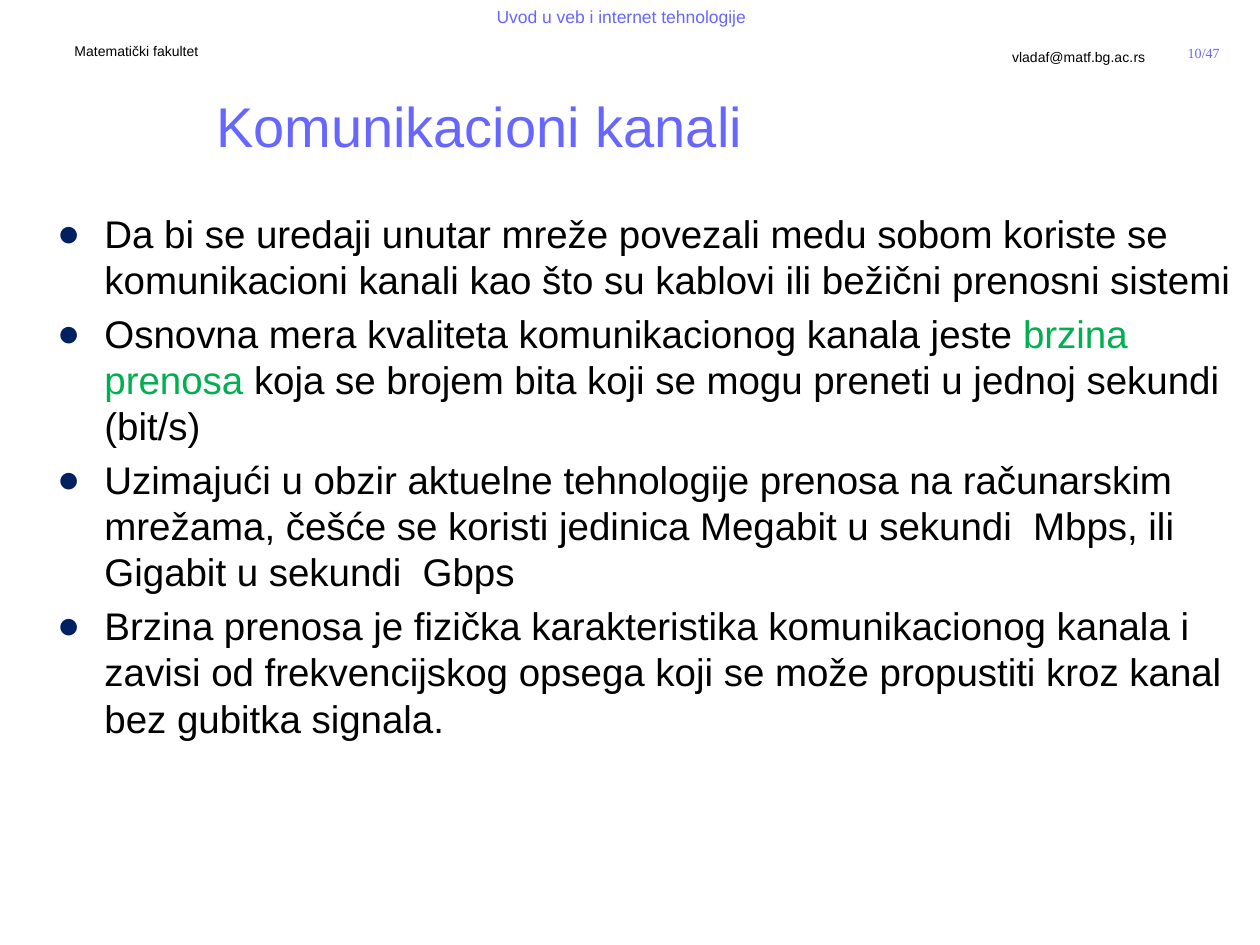
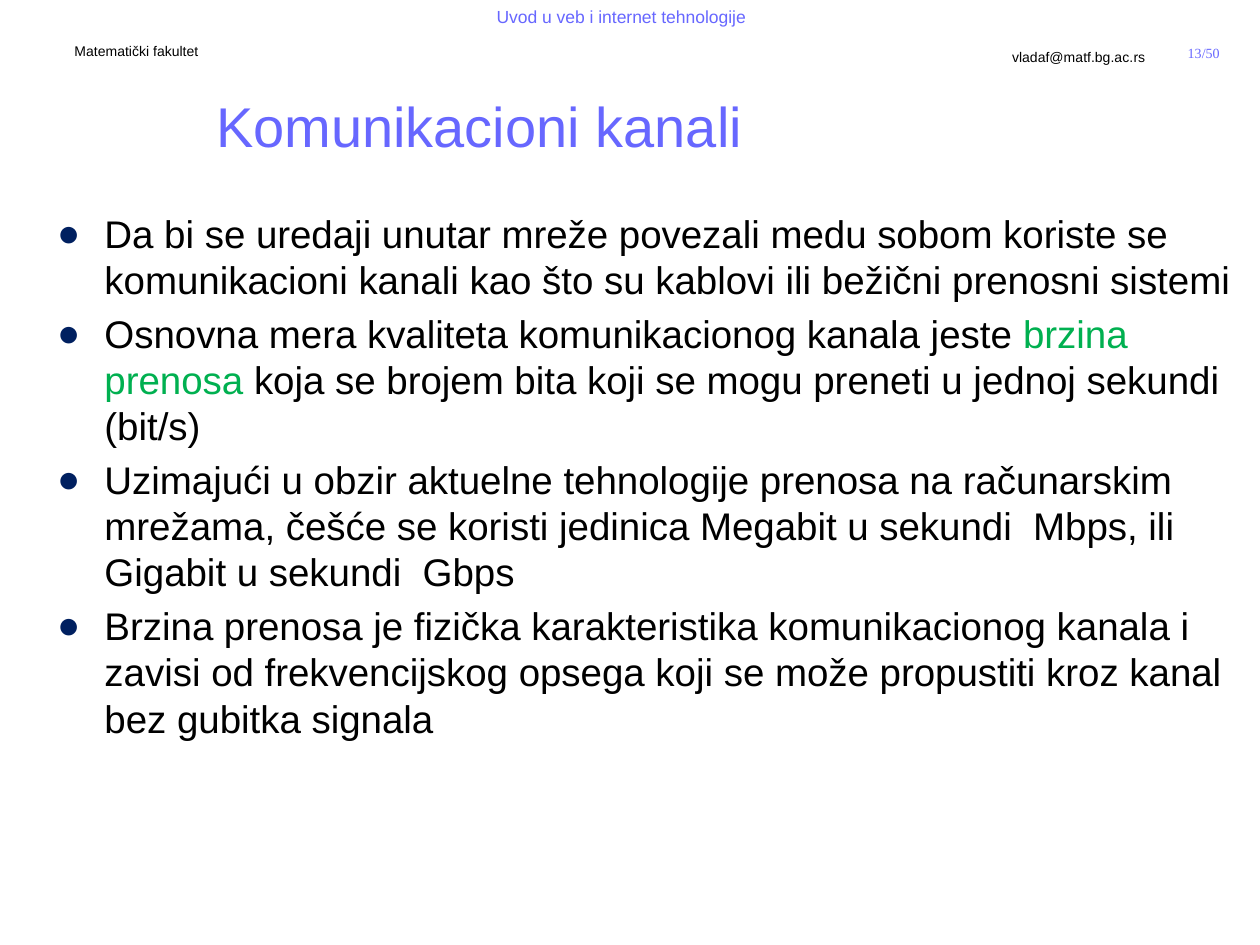
Before and after one commit to MatfUVIT/info, a slide deck: slide 13 of predavanja/prezentacije/UVIT01-01-Uvod u racunarske mreze.pptx (slide 10 before the commit). Drawn at 1260x945 pixels with LibreOffice and Linux fonts; fonts in the diff are those of the drawing; background and template pictures are left out. Boxes give left, top, right and bottom in pixels: in the first picture for what was removed or moved away, otherwise in the second. Text is boxed around its words. In the diff, an @@ line names an element or a change of style, - is before the commit and + after.

```diff
--- a/predavanja/prezentacije/UVIT01-01-Uvod u racunarske mreze.pptx
+++ b/predavanja/prezentacije/UVIT01-01-Uvod u racunarske mreze.pptx
@@ page number at (1188, 49, 1220, 58): text changed @@
-10/47
+13/50
@@ text at (104, 612, 1221, 740): text changed @@
-● Brzina prenosa je fizička karakteristika komunikacionog kanala i zavisi od frekvencijskog opsega koji se može propustiti kroz kanal bez gubitka signala.
+● Brzina prenosa je fizička karakteristika komunikacionog kanala i zavisi od frekvencijskog opsega koji se može propustiti kroz kanal bez gubitka signala
```
Also in this commit, not shown: 26 other slides changed, 7 slides added, 1 slide removed, 4 other files.
